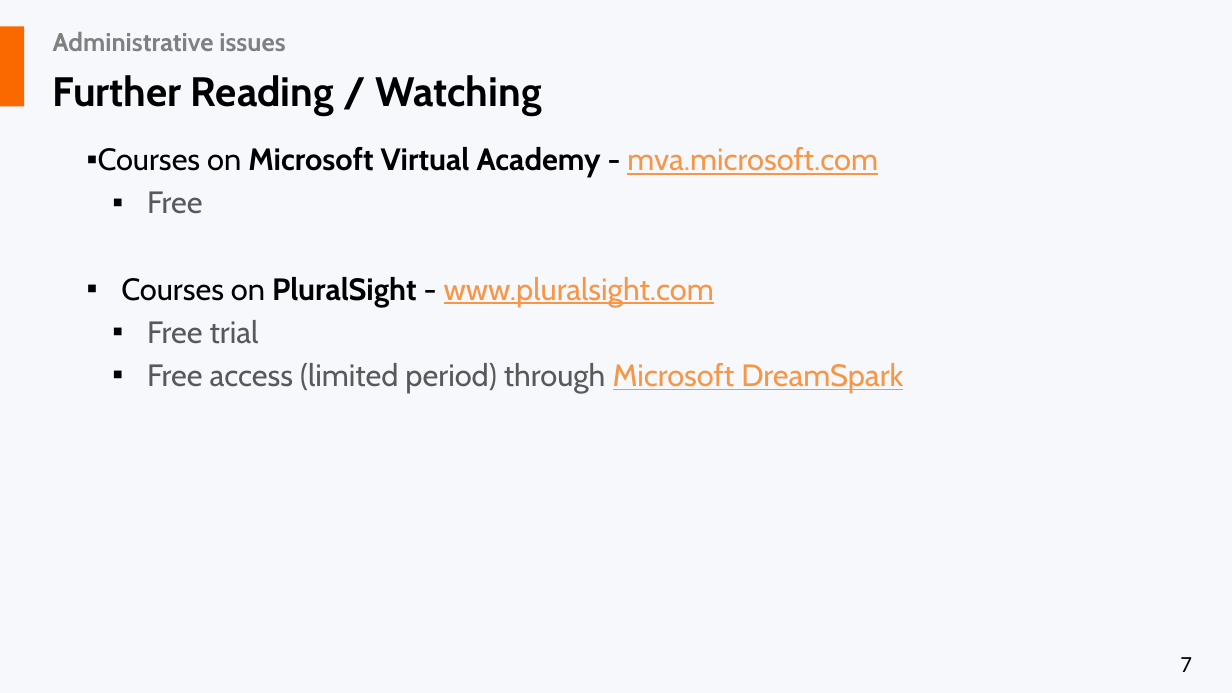
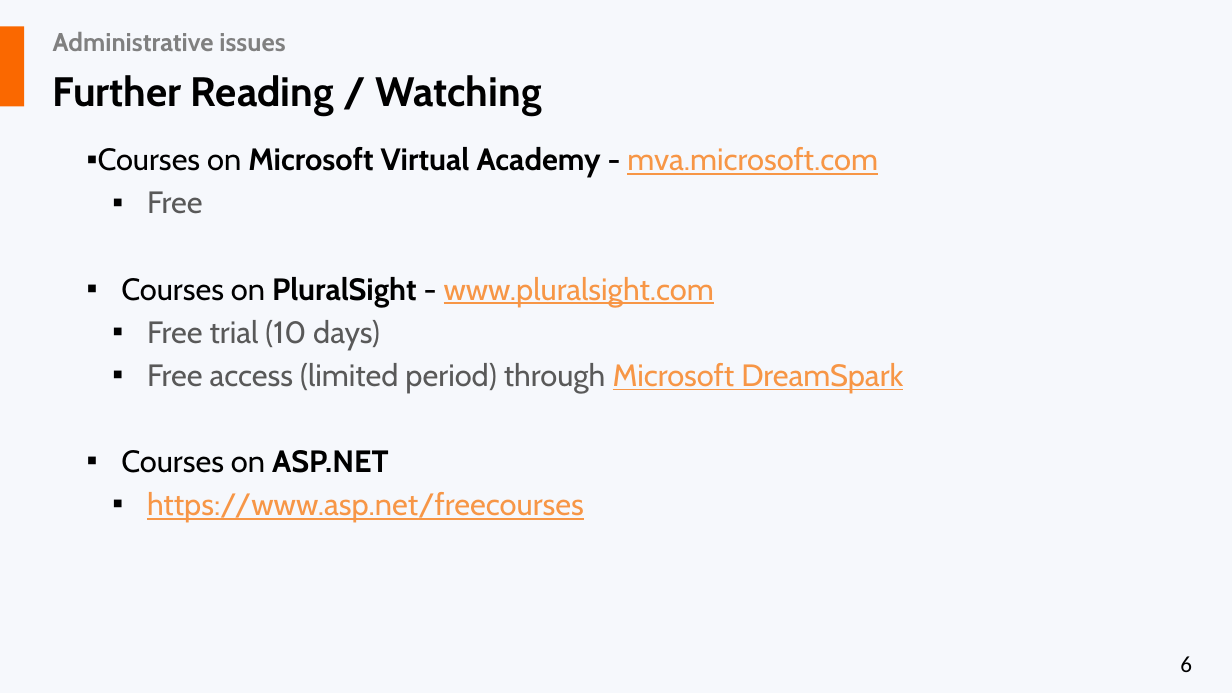
Before and after one commit to liviucotfas/ase-web-and-cloud-applications-security, a slide deck: slide 6 of Presentation ASPNET MVC Core - Part II.pptx (slide 7 before the commit). Drawn at 1232x693 pixels with LibreOffice and Linux fonts; fonts in the diff are those of the drawing. Boxes give left, top, right and bottom in pixels: in the first picture for what was removed or moved away, otherwise in the second. Text is boxed around its words. In the diff, an @@ line names an element or a change of style, - is before the commit and + after.

```diff
--- a/Presentation ASPNET MVC Core - Part II.pptx
+++ b/Presentation ASPNET MVC Core - Part II.pptx
@@ text at bbox=[147, 320, 380, 350]: text changed @@
-  ▪ Free trial
+  ▪ Free trial (10 days)
@@ text at bbox=[121, 450, 584, 522]: paragraphs added @@
+▪ Courses on ASP.NET
+  ▪ https://www.asp.net/freecourses
@@ page number at bbox=[1180, 656, 1192, 672]: text changed @@
-7
+6
```
Also in this commit, not shown: 3 other slides changed, 5 other files.
